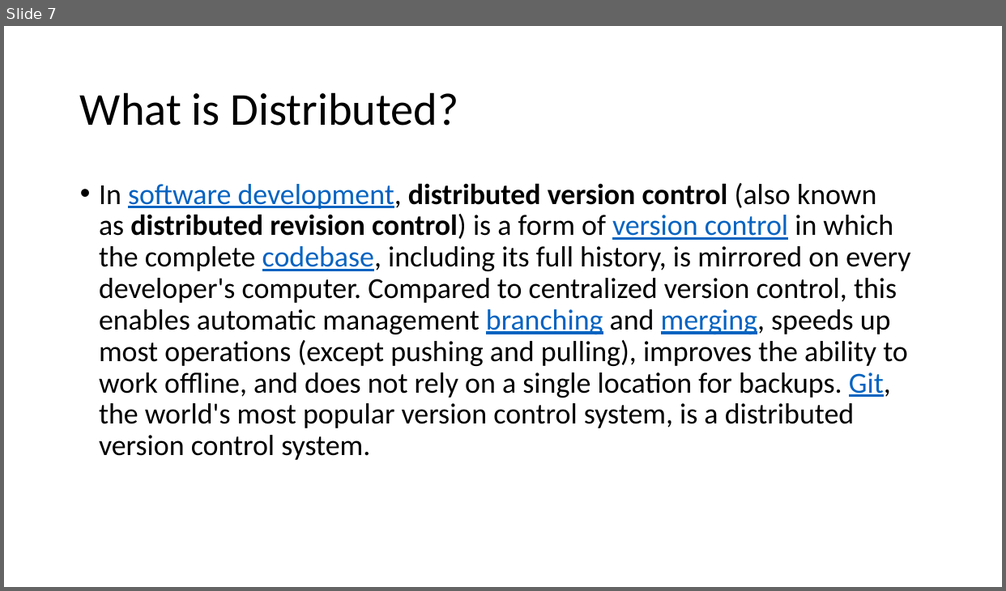
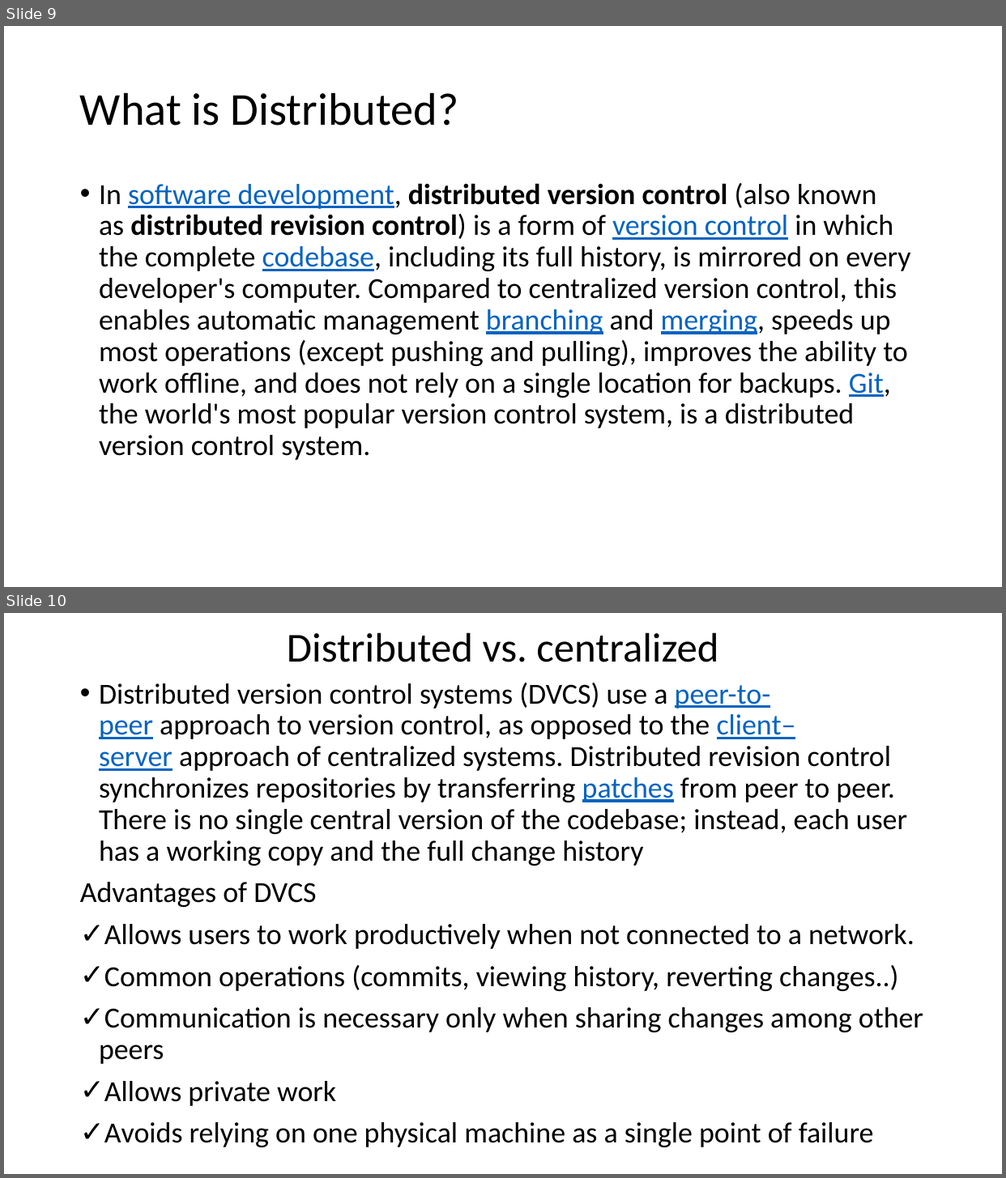
Before and after one commit to mhgulen/Dosyalar, a slide deck: Version Control Protocols.pptx. Shown one above the other, each under a label of ours: slide 7 before the commit, slides 9 and 10 after it. The pictures are 1006x591 and 1006x1178 pixels, drawn with LibreOffice and Linux fonts; fonts in the diff are those of the drawing. Boxes give left, top, right and bottom in pixels: in the first picture for what was removed or moved away, otherwise in the second. Text is boxed around its words. In the diff, an @@ line names an element or a change of style, - is before the commit and + after.

```diff
--- a/Version Control Protocols.pptx
+++ b/Version Control Protocols.pptx
@@ slide 10 added at <box>4,613,1002,1174</box>, background #FFFFFF @@
@@ title added at <box>287,632,718,662</box>, 39.6 pt, text #000000 @@
+Distributed vs. centralized
@@ text added at <box>80,683,923,1148</box>, 28 pt, text #000000 @@
+• Distributed version control systems (DVCS) use a peer-to-peer approach to version control, as opposed to the client–server approach of centralized systems. Distributed revision control synchronizes repositories by transferring patches from peer to peer. There is no single central version of the codebase; instead, each user has a working copy and the full change history
+Advantages of DVCS
+✓ Allows users to work productively when not connected to a network.
+✓ Common operations (commits, viewing history, reverting changes..)
+✓ Communication is necessary only when sharing changes among other peers
+✓ Allows private work
+✓ Avoids relying on one physical machine as a single point of failure
@@ what was slide 7 is now slide 9 @@
```
Also in this commit, not shown: 1 slide changed, 6 other slides added.
